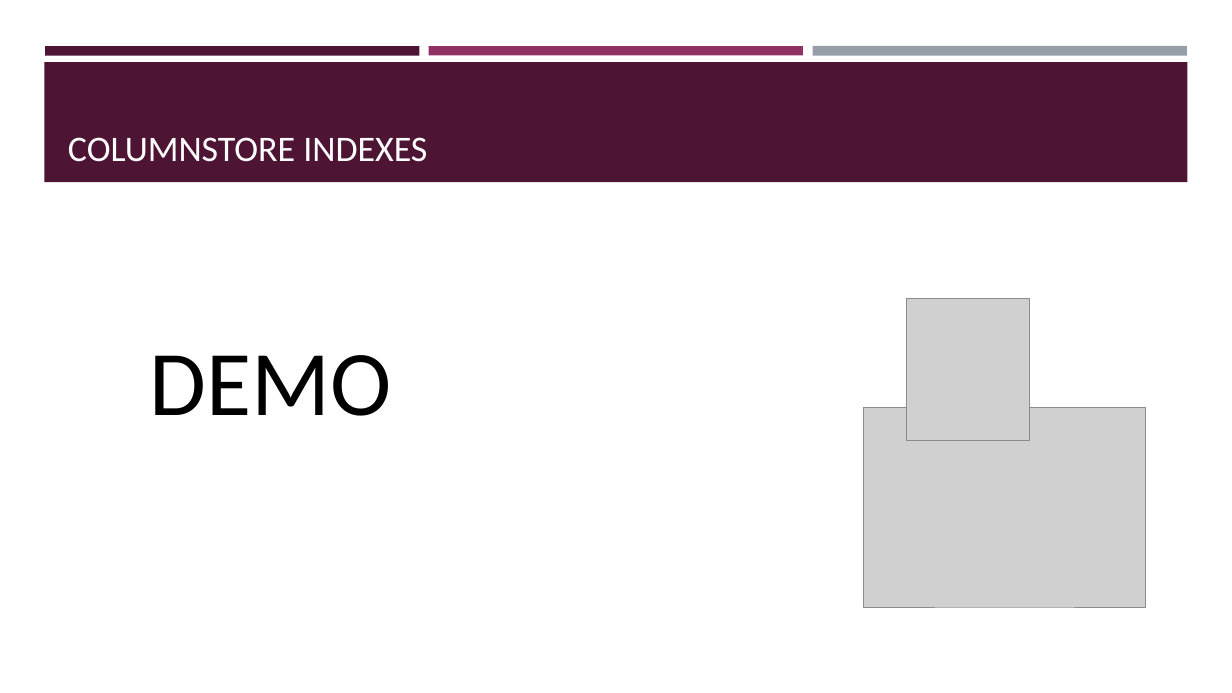
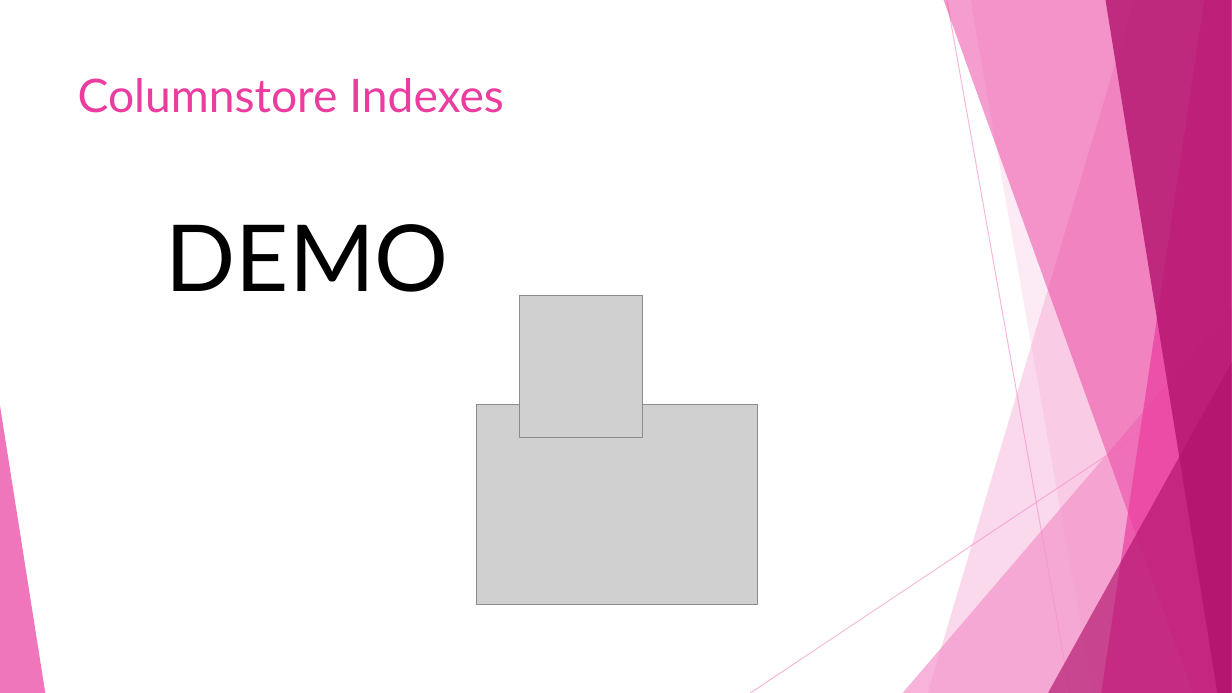
Before and after one commit to sqltran/SevenAwesomeSQLFeatures, a slide deck: slide 28 of AwesomeFreeSQLServerFeatures.pptx (slide 24 before the commit). Drawn at 1232x693 pixels with LibreOffice and Linux fonts; fonts in the diff are those of the drawing; grey boxes stand for pictures. Boxes give left, top, right and bottom in pixels: in the first picture for what was removed or moved away, otherwise in the second. Text is boxed around its words. In the diff, an @@ line names an element or a change of style, - is before the commit and + after.

Commit message:
Chage presentation theme and fixup.

```diff
--- a/AwesomeFreeSQLServerFeatures.pptx
+++ b/AwesomeFreeSQLServerFeatures.pptx
@@ rectangle removed at box(45, 46, 420, 55) @@
@@ rectangle removed at box(429, 46, 803, 55) @@
@@ rectangle removed at box(812, 46, 1187, 56) @@
@@ rectangle removed at box(44, 62, 1188, 182) @@
@@ title "Columnstore Indexes" at box(78, 78, 504, 113): vertical alignment bottom to top @@
@@ title at box(78, 78, 504, 113): text changed; size 28 to 36 pt; font Calibri to Lato; text colour #FFFFFF to #EB3D9F @@
-COLUMNSTORE INDEXES
+Columnstore Indexes
@@ text "DEMO": place and size @@
-text "DEMO" at box(150, 355, 392, 416)
+text "DEMO" at box(166, 224, 449, 292)
@@ text "DEMO" at box(166, 224, 449, 292): font Calibri to Lato @@
@@ picture: place and size @@
-picture at box(907, 299, 1030, 441)
+picture at box(519, 296, 642, 438)
@@ group added at box(0, 0, 1232, 693): 5 freeform shapes, 3 triangles, 2 lines @@
@@ picture: place and size @@
-picture at box(864, 408, 1146, 607)
+picture at box(477, 405, 759, 604)
```
Also in this commit, not shown: 32 other slides changed, 4 slides added.
